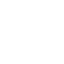
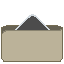
Comparing the layer stacks of the two 64px x 64px images. Changes:
added group "folder" with 1 layers above "export" over [1, 14, 63, 62]
added layer "folder copy" in group "folder" over [1, 14, 63, 62]
